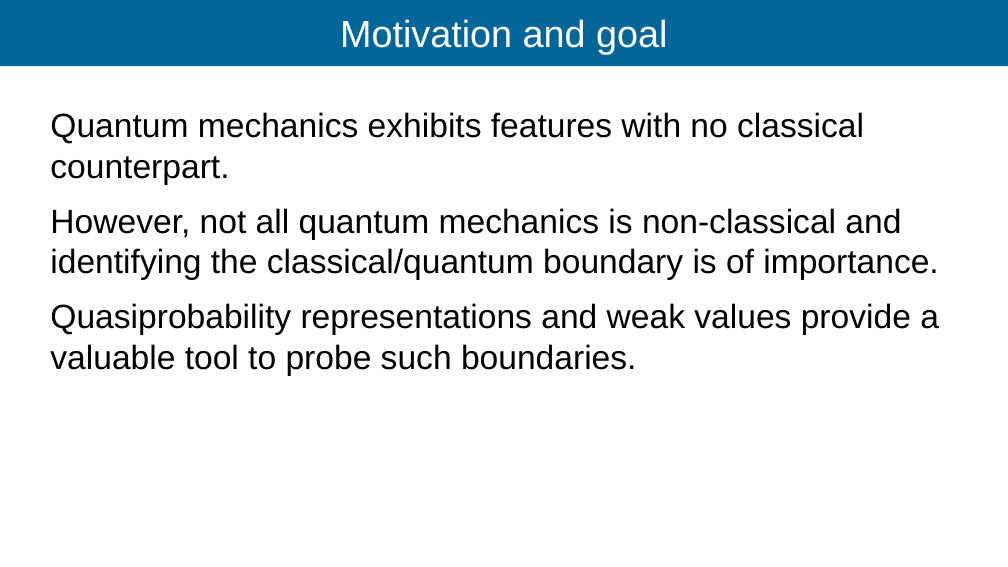
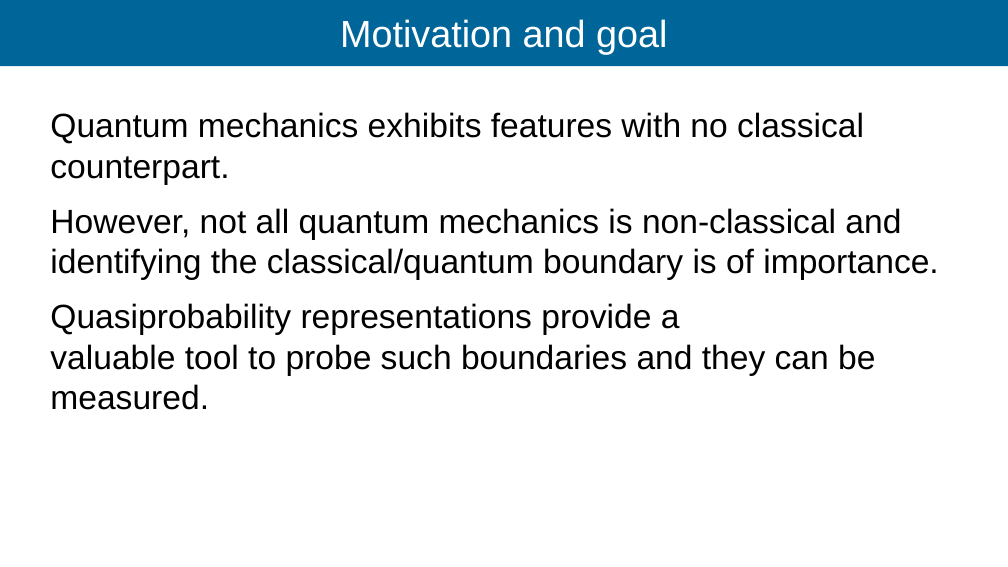
Before and after one commit to Ismaele-vincent/PhD, a slide deck: slide 6 of 2026/Talks/ILL Seminar/ILL seminar 2026 ver3.odp (slide 7 before the commit). Drawn at 1008x567 pixels with LibreOffice and Linux fonts; fonts in the diff are those of the drawing; background and template pictures are left out. Boxes give left, top, right and bottom in pixels: in the first picture for what was removed or moved away, otherwise in the second. Text is boxed around its words. In the diff, an @@ line names an element or a change of style, - is before the commit and + after.

```diff
--- a/2026/Talks/ILL Seminar/ILL seminar 2026 ver3.odp
+++ b/2026/Talks/ILL Seminar/ILL seminar 2026 ver3.odp
@@ text at bbox=[50, 303, 875, 410]: text changed @@
-Quasiprobability representations and weak values provide a valuable tool to probe such boundaries.
+Quasiprobability representations provide a
+valuable tool to probe such boundaries and they can be measured.
```
Also in this commit, not shown: 18 other slides changed, 10 slides added, 2 slides removed, 22 other files.
